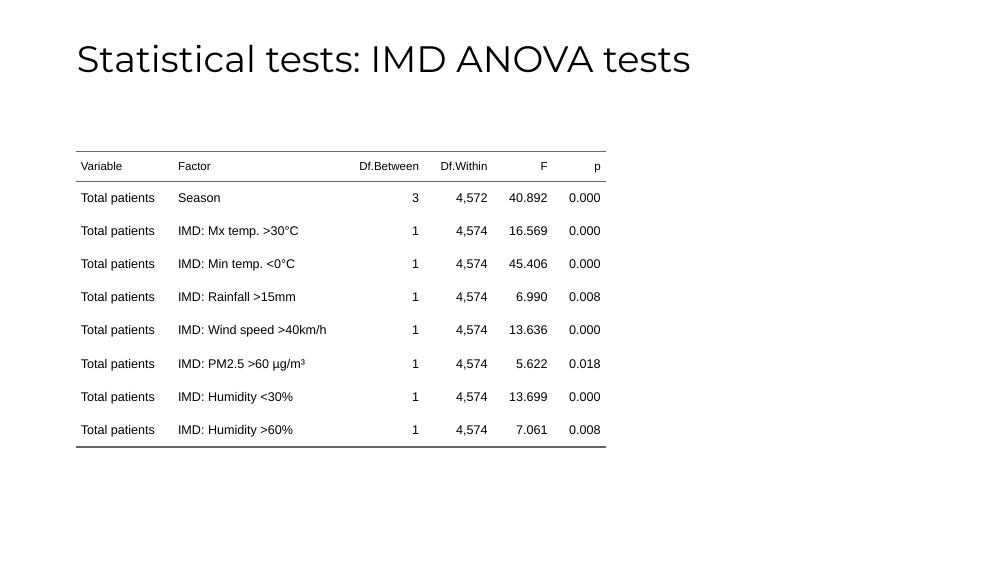
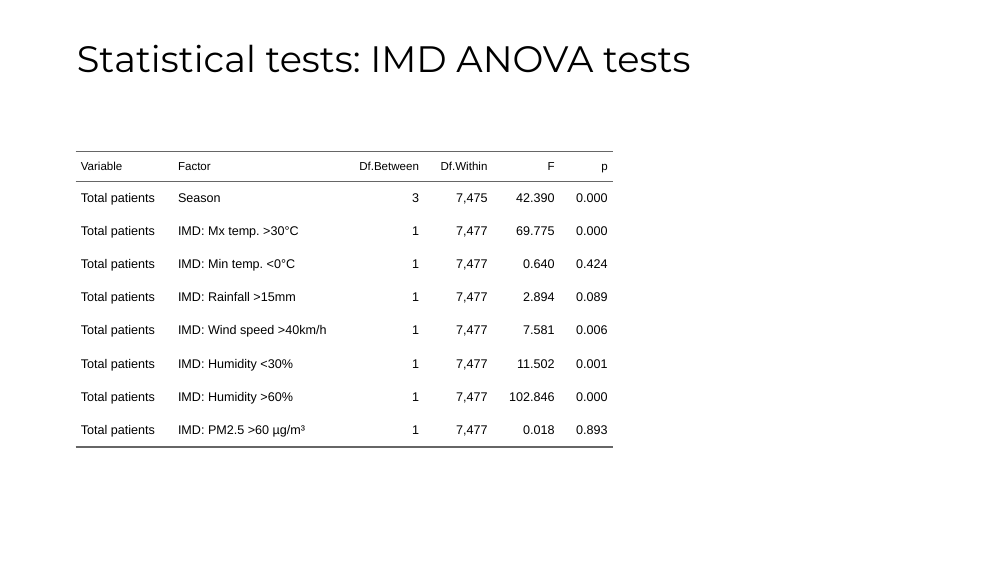
Before and after one commit to Claudia-Offner/hisp-climate-health-forecast, a slide deck: slide 10 of 1_Data/HISP_Himachal_Pradesh/- Reporting/PPT_Desc_Outputs.pptx (slide 8 before the commit). Drawn at 1008x567 pixels with LibreOffice and Linux fonts; fonts in the diff are those of the drawing. Boxes give left, top, right and bottom in pixels: in the first picture for what was removed or moved away, otherwise in the second. Text is boxed around its words. In the diff, an @@ line names an element or a change of style, - is before the commit and + after.

```diff
--- a/1_Data/HISP_Himachal_Pradesh/- Reporting/PPT_Desc_Outputs.pptx
+++ b/1_Data/HISP_Himachal_Pradesh/- Reporting/PPT_Desc_Outputs.pptx
@@ table at [76,151,613,567] @@
-row 2, column 4: 4,572
+row 2, column 4: 7,475
-row 2, column 5: 40.892
+row 2, column 5: 42.390
-row 3, column 4: 4,574
+row 3, column 4: 7,477
-row 3, column 5: 16.569
+row 3, column 5: 69.775
-row 4: Total patients | IMD: Min temp. <0°C | 1 | 4,574 | 45.406 | 0.000
+row 4: Total patients | IMD: Min temp. <0°C | 1 | 7,477 | 0.640 | 0.424
-row 5: Total patients | IMD: Rainfall >15mm | 1 | 4,574 | 6.990 | 0.008
+row 5: Total patients | IMD: Rainfall >15mm | 1 | 7,477 | 2.894 | 0.089
-row 6: Total patients | IMD: Wind speed >40km/h | 1 | 4,574 | 13.636 | 0.000
+row 6: Total patients | IMD: Wind speed >40km/h | 1 | 7,477 | 7.581 | 0.006
-row 7: Total patients | IMD: PM2.5 >60 µg/m³ | 1 | 4,574 | 5.622 | 0.018
+row 7: Total patients | IMD: Humidity <30% | 1 | 7,477 | 11.502 | 0.001
-row 8: Total patients | IMD: Humidity <30% | 1 | 4,574 | 13.699 | 0.000
+row 8: Total patients | IMD: Humidity >60% | 1 | 7,477 | 102.846 | 0.000
-row 9: Total patients | IMD: Humidity >60% | 1 | 4,574 | 7.061 | 0.008
+row 9: Total patients | IMD: PM2.5 >60 µg/m³ | 1 | 7,477 | 0.018 | 0.893
@@ table: place and size @@
-table at [76,151,605,567]
+table at [76,151,613,567]
```
Also in this commit, not shown: 6 other slides changed, 2 slides added, 56 other files.
